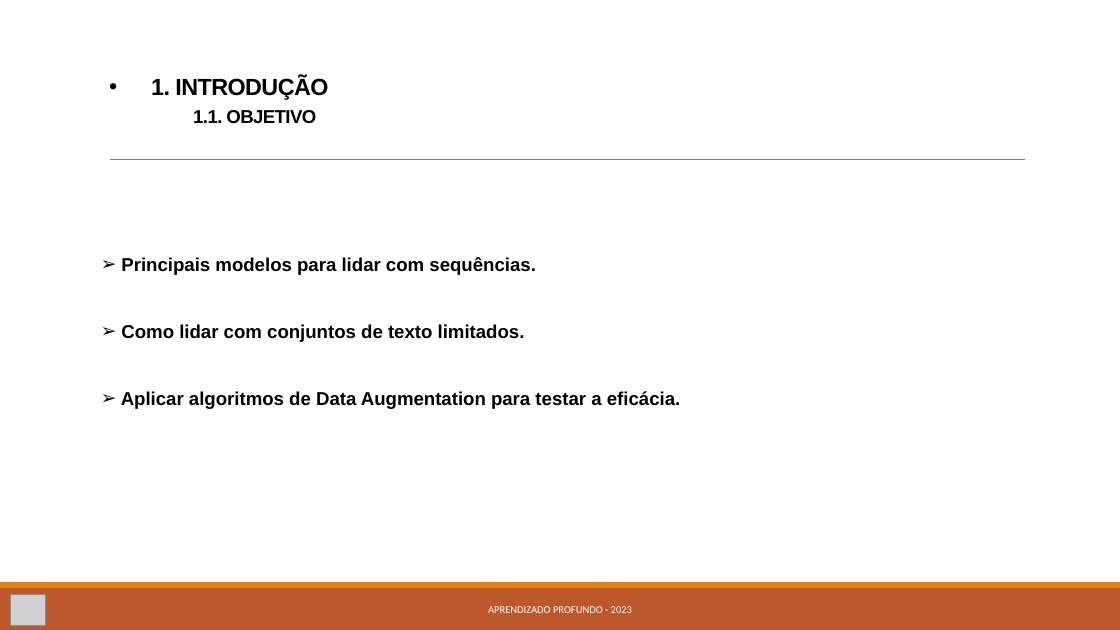
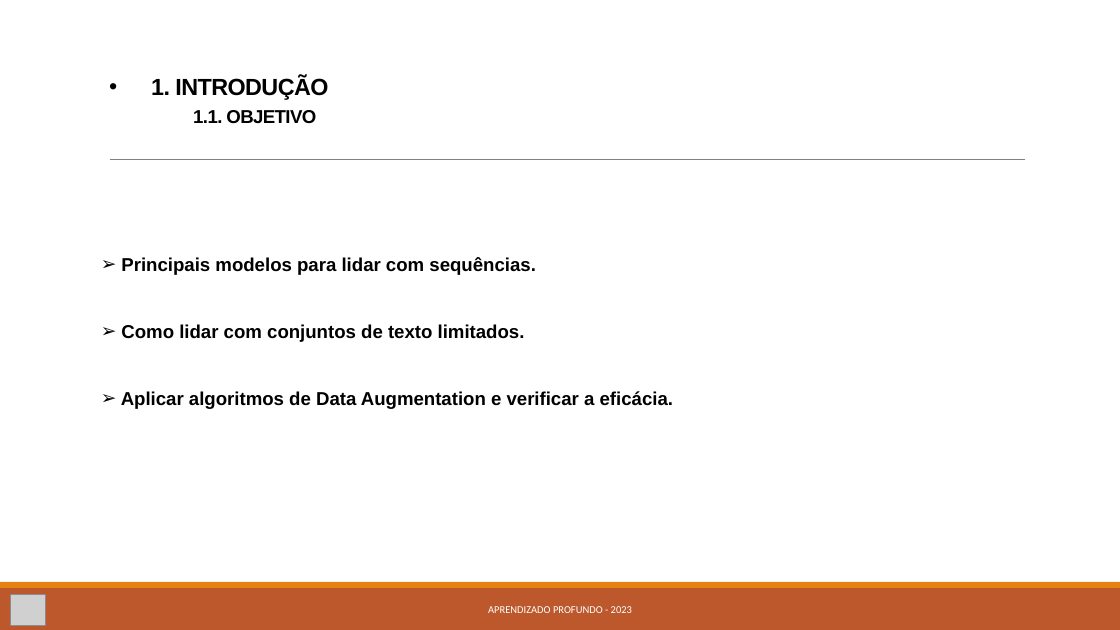
Before and after one commit to kevinsrq/data_augmentation, a slide deck: slide 3 of Apresentação.pptx. Drawn at 1120x630 pixels with LibreOffice and Linux fonts; fonts in the diff are those of the drawing; grey boxes stand for pictures. Boxes give left, top, right and bottom in pixels: in the first picture for what was removed or moved away, otherwise in the second. Text is boxed around its words. In the diff, an @@ line names an element or a change of style, - is before the commit and + after.

```diff
--- a/Apresentação.pptx
+++ b/Apresentação.pptx
@@ text at box(121, 391, 673, 409): text changed @@
-➢ Aplicar algoritmos de Data Augmentation para testar a eficácia.
+➢ Aplicar algoritmos de Data Augmentation e verificar a eficácia.
```
Also in this commit, not shown: 8 other slides changed.
